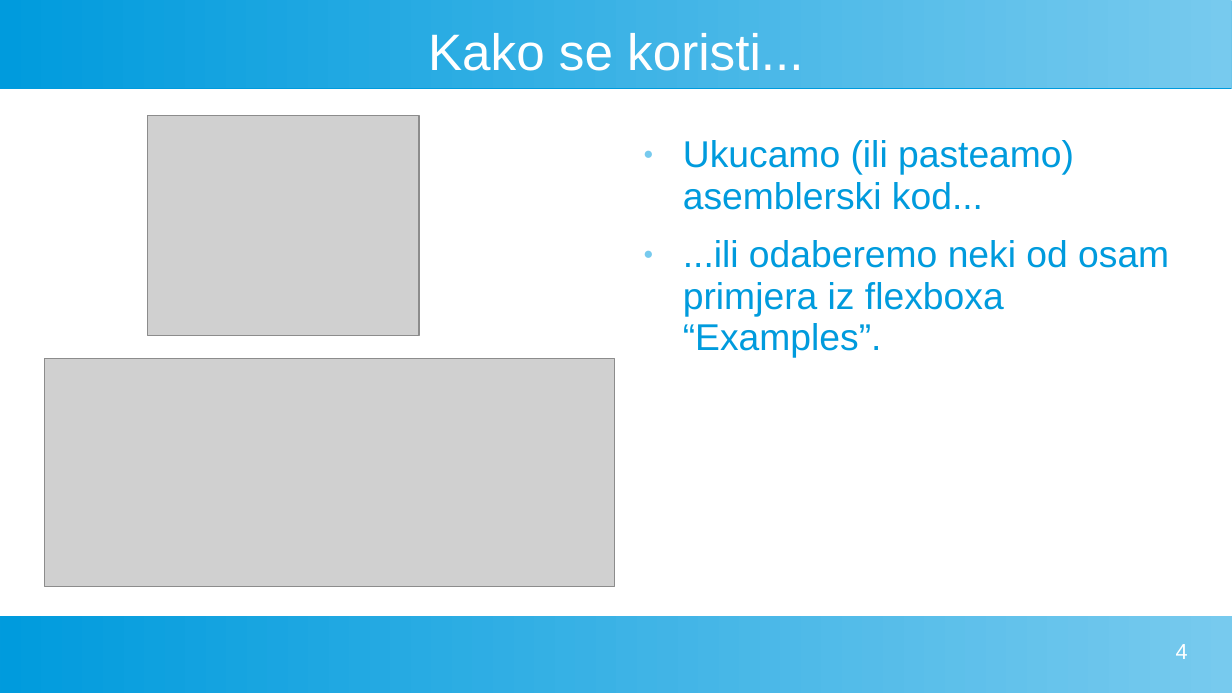
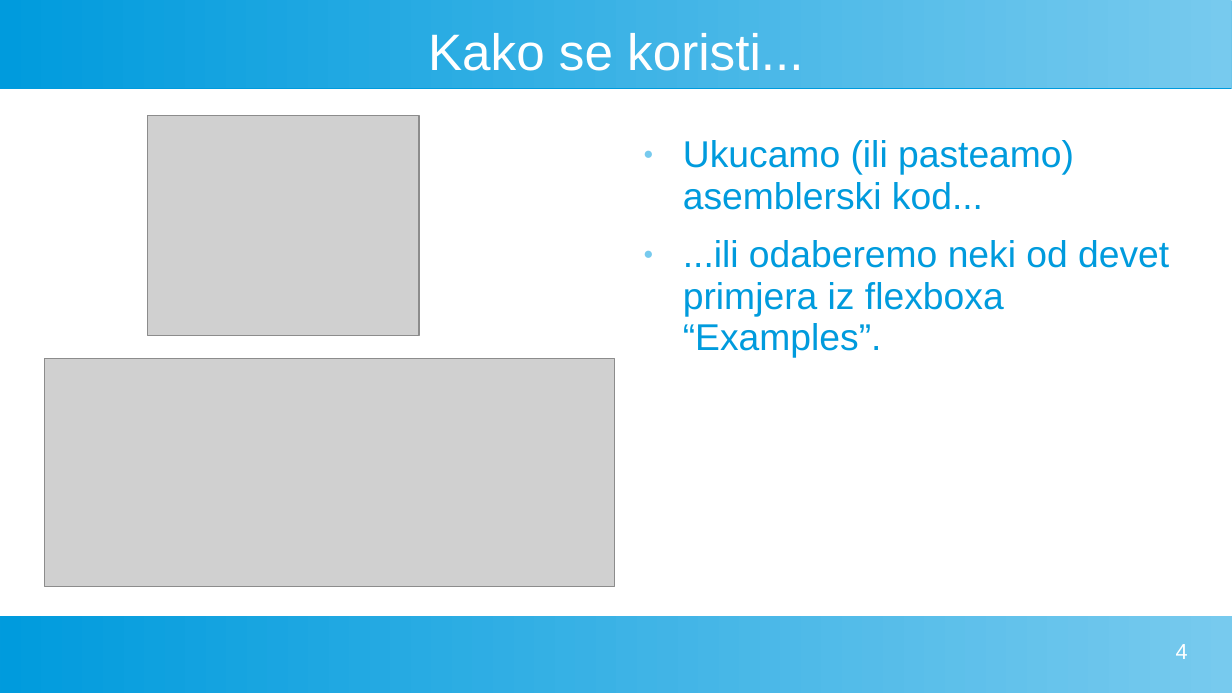
Before and after one commit to FlatAssembler/FlatAssembler.github.io, a slide deck: slide 4 of PicoBlaze/PicoBlaze.ppt. Drawn at 1232x693 pixels with LibreOffice and Linux fonts; fonts in the diff are those of the drawing; grey boxes stand for pictures. Boxes give left, top, right and bottom in pixels: in the first picture for what was removed or moved away, otherwise in the second. Text is boxed around its words. In the diff, an @@ line names an element or a change of style, - is before the commit and + after.

```diff
--- a/PicoBlaze/PicoBlaze.ppt
+++ b/PicoBlaze/PicoBlaze.ppt
@@ text at [683, 240, 1169, 358]: text changed @@
-● ...ili odaberemo neki od osam primjera iz flexboxa “Examples”.
+● ...ili odaberemo neki od devet primjera iz flexboxa “Examples”.
```
Also in this commit, not shown: 1 other slide changed.
